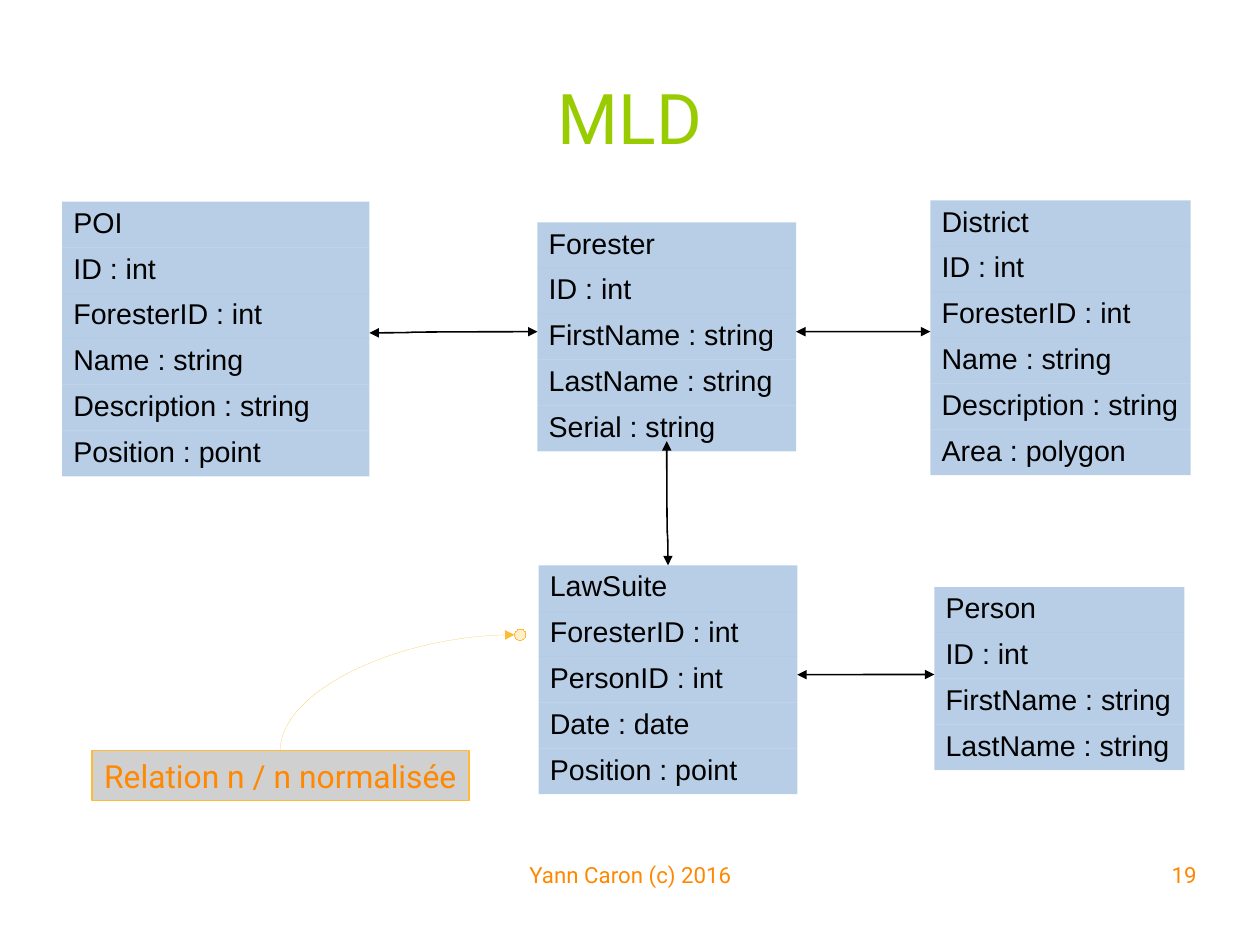
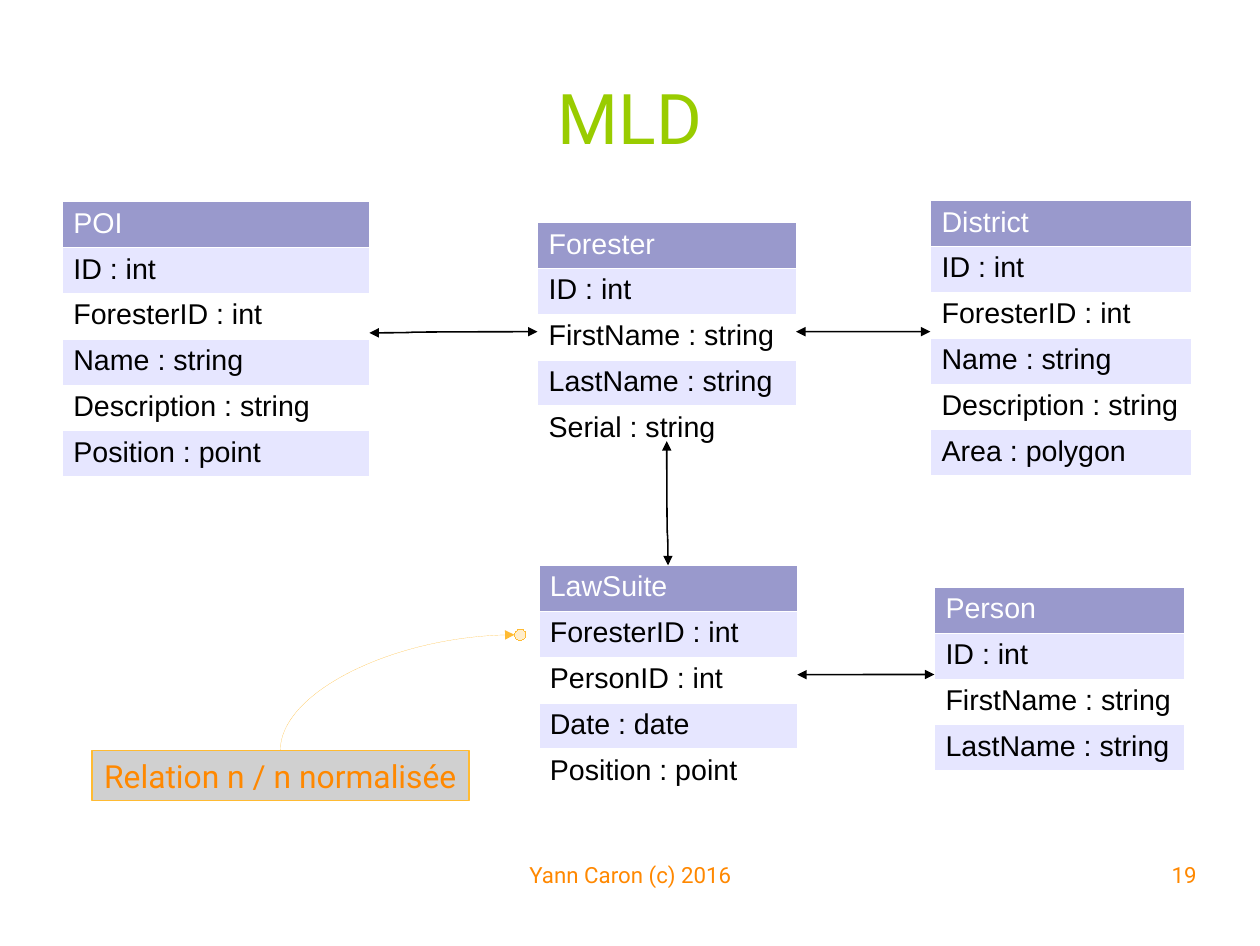
Before and after one commit to YannCaron/Android-ENSG, a slide deck: slide 19 of 10 - Spatialite.odp. Drawn at 1260x946 pixels with LibreOffice and Linux fonts; fonts in the diff are those of the drawing; grey boxes stand for pictures; background and template pictures are left out. Boxes give left, top, right and bottom in pixels: in the first picture for what was removed or moved away, otherwise in the second. Text is boxed around its words. In the diff, an @@ line names an element or a change of style, - is before the commit and + after.

Commit message:
Presentation

```diff
--- a/10 - Spatialite.odp
+++ b/10 - Spatialite.odp
@@ table at box(62, 201, 369, 471) @@
@@ fill #729FCF at 50% opacity to #9999CC in row 1, column 1 @@
@@ fill #729FCF at 50% opacity to #E6E6FF in 3 cells @@
@@ fill #729FCF at 50% opacity to #FFFFFF in 2 cells @@
@@ text colour #000000 to #FFFFFF in "POI" @@
@@ borders changed @@
@@ table at box(931, 200, 1191, 470) @@
@@ fill #729FCF at 50% opacity to #9999CC in row 1, column 1 @@
@@ fill #729FCF at 50% opacity to #E6E6FF in 3 cells @@
@@ fill #729FCF at 50% opacity to #FFFFFF in 2 cells @@
@@ text colour #000000 to #FFFFFF in "District" @@
@@ borders changed @@
@@ table at box(537, 222, 796, 446) @@
@@ fill #729FCF at 50% opacity to #9999CC in row 1, column 1 @@
@@ fill #729FCF at 50% opacity to #E6E6FF in 2 cells @@
@@ fill #729FCF at 50% opacity to #FFFFFF in 2 cells @@
@@ text colour #000000 to #FFFFFF in "Forester" @@
@@ borders changed @@
@@ table at box(539, 565, 797, 789) @@
@@ fill #729FCF at 50% opacity to #9999CC in row 1, column 1 @@
@@ fill #729FCF at 50% opacity to #E6E6FF in 2 cells @@
@@ fill #729FCF at 50% opacity to #FFFFFF in 2 cells @@
@@ text colour #000000 to #FFFFFF in "LawSuite" @@
@@ borders changed @@
@@ table at box(934, 587, 1185, 765) @@
@@ fill #729FCF at 50% opacity to #9999CC in row 1, column 1 @@
@@ fill #729FCF at 50% opacity to #E6E6FF in 2 cells @@
@@ fill #729FCF at 50% opacity to #FFFFFF in row 3, column 1 @@
@@ text colour #000000 to #FFFFFF in "Person" @@
@@ borders changed @@
```
Also in this commit, not shown: 5 other slides changed, 1 slide removed, 8 other files.
